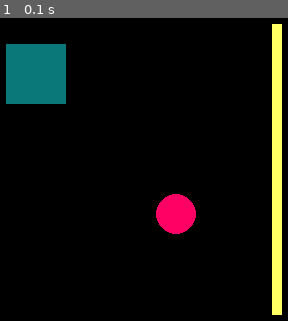
Above: before the commit, frame 1.
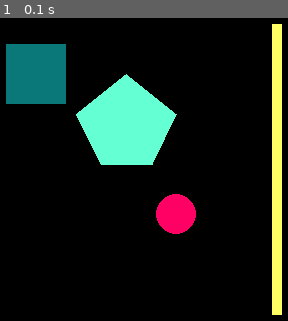
Above: after the commit, the same moment.

Repository: SSSajid777/pygame
Game: pygame game, started from pygameshapes.py
Two runs of this game, one before a commit and one after it. Both use one fixed random seed, a clock stepped at 60 frames per second and the inputs below.
Inputs:
- Up to frame 1 (0.1 s): no input

The runs differ from the first frame. In frame 1, 6.7% of the frame differs, in the area x 26-62%, y 18-49%.

Commit message:
Update pygameshapes.py

Diff:
--- a/pygameshapes.py
+++ b/pygameshapes.py
@@ -12,6 +12,9 @@
 #Define line colour
 line_colour= 255,255,100
 
+#Define pentagon colour
+pentagon_colour= 100,255,210
+
 #Main running loop
 running=True
 while running:
@@ -25,6 +28,8 @@
     pygame.draw.circle(screen, circle_colour, (200,200),(20))
     #Draw a line
     pygame.draw.line(screen, line_colour, (300,10), (300,300), 10)
+    #Draw a pentagon
+    pygame.draw.polygon (screen, pentagon_colour, [(100, 100),(150, 60),(200,100),(176,150),(125,150)])
 
     pygame.display.flip() #Refreshes the screen
 
